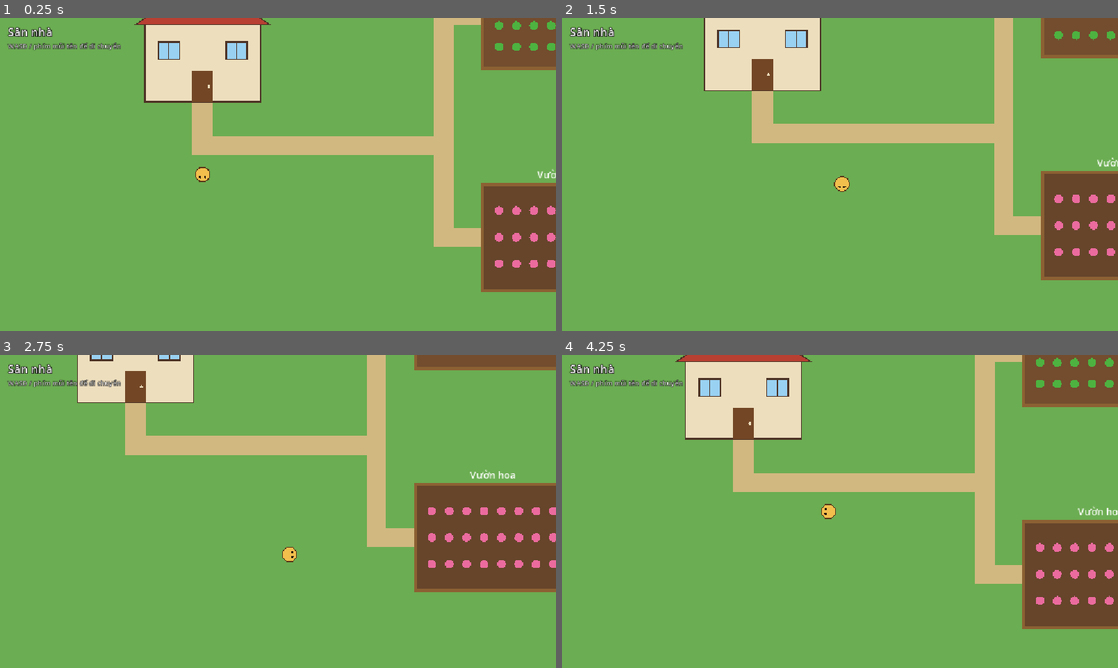
Above: before the commit, frames 1-4 (two rows, left to right).
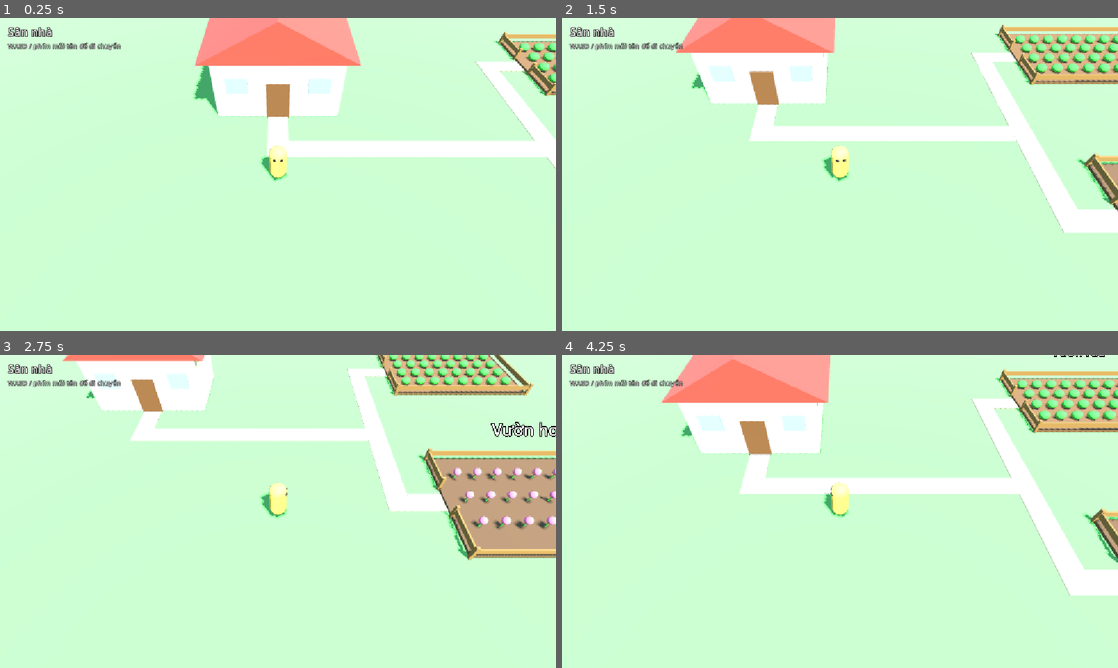
Above: after the commit, the same moments.

Repository: NguyenvantuanT/game-test
Game: Godot game, scene res://scenes/world.tscn
Same seed, same stepped clock (60 frames per second), same inputs: the game is played once before the commit and once after it.
Inputs:
- Up to frame 1 (0.25 s): no input
- Up to frame 2 (1.5 s): tap Enter at 0.5 s; hold D (move_right) 0.53-1.28 s; hold S (move_down) from 1.28 s (still down)
- Up to frame 3 (2.75 s): release S (move_down) at 2.03 s; hold D (move_right) from 2.03 s (still down)
- Up to frame 4 (4.25 s): release D (move_right) at 2.78 s; hold W (move_up) 2.78-3.53 s; hold A (move_left) from 3.53 s (still down)

The runs differ from the first frame. In frame 1, 100% of the frame differs, in the area x 0-100%, y 0-100%; in frame 2, 100%; in frame 3, 100%; in frame 4, 100%.

Commit message:
feat: chuyển map sang 3D với camera chéo cố định
- Player CharacterBody3D, Model xoay theo hướng đi, Camera3D chéo đi theo
- House StaticBody3D dựng bằng BoxMesh/PrismMesh
- Garden Area3D @tool sinh đất, rào có collision + cổng, cây/hoa, Label3D
- World: bãi cỏ, đường đất, nắng có bóng, sky, mặt biên quanh map

Co-Authored-By: Claude Opus 5.5 <noreply@anthropic.com>

Diff:
--- a/project.godot
+++ b/project.godot
@@ -12,6 +12,10 @@
 window/size/viewport_width=1152
 window/size/viewport_height=648
 window/stretch/mode="canvas_items"
+
+[rendering]
+
+anti_aliasing/quality/msaa_3d=2
 
 [input]
 
@@ -42,5 +46,5 @@
 
 [layer_names]
 
-2d_physics/layer_1="world"
-2d_physics/layer_2="player"
+3d_physics/layer_1="world"
+3d_physics/layer_2="player"
--- a/scenes/garden.tscn
+++ b/scenes/garden.tscn
@@ -2,7 +2,7 @@
 
 [ext_resource type="Script" path="res://scripts/garden.gd" id="1_garden"]
 
-[node name="Garden" type="Area2D"]
+[node name="Garden" type="Area3D"]
 collision_layer = 0
 collision_mask = 2
 monitorable = false
--- a/scenes/house.tscn
+++ b/scenes/house.tscn
@@ -1,15 +1,75 @@
-[gd_scene load_steps=3 format=3]
+[gd_scene load_steps=12 format=3]
 
 [ext_resource type="Script" path="res://scripts/house.gd" id="1_house"]
 
-[sub_resource type="RectangleShape2D" id="RectangleShape2D_walls"]
-size = Vector2(240, 160)
+[sub_resource type="BoxShape3D" id="BoxShape3D_walls"]
+size = Vector3(6, 3, 4)
 
-[node name="House" type="StaticBody2D"]
+[sub_resource type="StandardMaterial3D" id="Mat_wall"]
+albedo_color = Color(0.93, 0.87, 0.74, 1)
+roughness = 0.9
+
+[sub_resource type="BoxMesh" id="BoxMesh_walls"]
+material = SubResource("Mat_wall")
+size = Vector3(6, 3, 4)
+
+[sub_resource type="StandardMaterial3D" id="Mat_roof"]
+albedo_color = Color(0.72, 0.25, 0.2, 1)
+roughness = 0.8
+
+[sub_resource type="PrismMesh" id="PrismMesh_roof"]
+material = SubResource("Mat_roof")
+size = Vector3(7, 1.8, 4.6)
+
+[sub_resource type="StandardMaterial3D" id="Mat_door"]
+albedo_color = Color(0.45, 0.28, 0.15, 1)
+
+[sub_resource type="BoxMesh" id="BoxMesh_door"]
+material = SubResource("Mat_door")
+size = Vector3(1.1, 1.9, 0.1)
+
+[sub_resource type="StandardMaterial3D" id="Mat_window"]
+albedo_color = Color(0.6, 0.82, 0.95, 1)
+metallic = 0.2
+roughness = 0.2
+
+[sub_resource type="BoxMesh" id="BoxMesh_window"]
+material = SubResource("Mat_window")
+size = Vector3(1, 0.8, 0.08)
+
+[sub_resource type="BoxMesh" id="BoxMesh_chimney"]
+material = SubResource("Mat_door")
+size = Vector3(0.6, 1.4, 0.6)
+
+[node name="House" type="StaticBody3D"]
 collision_layer = 1
 collision_mask = 0
 script = ExtResource("1_house")
 
-[node name="CollisionShape2D" type="CollisionShape2D" parent="."]
-position = Vector2(120, 80)
-shape = SubResource("RectangleShape2D_walls")
+[node name="CollisionShape3D" type="CollisionShape3D" parent="."]
+position = Vector3(0, 1.5, 0)
+shape = SubResource("BoxShape3D_walls")
+
+[node name="Walls" type="MeshInstance3D" parent="."]
+position = Vector3(0, 1.5, 0)
+mesh = SubResource("BoxMesh_walls")
+
+[node name="Roof" type="MeshInstance3D" parent="."]
+position = Vector3(0, 3.9, 0)
+mesh = SubResource("PrismMesh_roof")
+
+[node name="Chimney" type="MeshInstance3D" parent="."]
+position = Vector3(1.8, 4.2, -0.8)
+mesh = SubResource("BoxMesh_chimney")
+
+[node name="Door" type="MeshInstance3D" parent="."]
+position = Vector3(0, 0.95, 2.03)
+mesh = SubResource("BoxMesh_door")
+
+[node name="WindowLeft" type="MeshInstance3D" parent="."]
+position = Vector3(-1.9, 1.8, 2.03)
+mesh = SubResource("BoxMesh_window")
+
+[node name="WindowRight" type="MeshInstance3D" parent="."]
+position = Vector3(1.9, 1.8, 2.03)
+mesh = SubResource("BoxMesh_window")
--- a/scenes/player.tscn
+++ b/scenes/player.tscn
@@ -1,19 +1,53 @@
-[gd_scene load_steps=3 format=3]
+[gd_scene load_steps=7 format=3]
 
 [ext_resource type="Script" path="res://scripts/player.gd" id="1_player"]
 
-[sub_resource type="CircleShape2D" id="CircleShape2D_body"]
-radius = 14.0
+[sub_resource type="CapsuleShape3D" id="CapsuleShape3D_body"]
+radius = 0.35
+height = 1.6
 
-[node name="Player" type="CharacterBody2D"]
+[sub_resource type="StandardMaterial3D" id="Mat_body"]
+albedo_color = Color(0.95, 0.75, 0.3, 1)
+roughness = 0.7
+
+[sub_resource type="CapsuleMesh" id="CapsuleMesh_body"]
+material = SubResource("Mat_body")
+radius = 0.35
+height = 1.6
+
+[sub_resource type="StandardMaterial3D" id="Mat_eye"]
+albedo_color = Color(0.12, 0.08, 0.05, 1)
+
+[sub_resource type="SphereMesh" id="SphereMesh_eye"]
+material = SubResource("Mat_eye")
+radius = 0.06
+height = 0.12
+
+[node name="Player" type="CharacterBody3D"]
 collision_layer = 2
 collision_mask = 1
-motion_mode = 1
 script = ExtResource("1_player")
 
-[node name="CollisionShape2D" type="CollisionShape2D" parent="."]
-shape = SubResource("CircleShape2D_body")
+[node name="CollisionShape3D" type="CollisionShape3D" parent="."]
+position = Vector3(0, 0.8, 0)
+shape = SubResource("CapsuleShape3D_body")
 
-[node name="Camera2D" type="Camera2D" parent="."]
-position_smoothing_enabled = true
-position_smoothing_speed = 8.0
+[node name="Model" type="Node3D" parent="."]
+
+[node name="Body" type="MeshInstance3D" parent="Model"]
+position = Vector3(0, 0.8, 0)
+mesh = SubResource("CapsuleMesh_body")
+
+[node name="EyeLeft" type="MeshInstance3D" parent="Model"]
+position = Vector3(0.13, 1.25, 0.31)
+mesh = SubResource("SphereMesh_eye")
+
+[node name="EyeRight" type="MeshInstance3D" parent="Model"]
+position = Vector3(-0.13, 1.25, 0.31)
+mesh = SubResource("SphereMesh_eye")
+
+[node name="Camera3D" type="Camera3D" parent="."]
+position = Vector3(0, 10, 8)
+rotation = Vector3(-0.8961, 0, 0)
+current = true
+fov = 55.0
--- a/scenes/world.tscn
+++ b/scenes/world.tscn
@@ -1,80 +1,109 @@
-[gd_scene load_steps=5 format=3]
+[gd_scene load_steps=15 format=3]
 
 [ext_resource type="Script" path="res://scripts/world.gd" id="1_world"]
 [ext_resource type="PackedScene" path="res://scenes/house.tscn" id="2_house"]
 [ext_resource type="PackedScene" path="res://scenes/garden.tscn" id="3_garden"]
 [ext_resource type="PackedScene" path="res://scenes/player.tscn" id="4_player"]
 
-[node name="World" type="Node2D"]
+[sub_resource type="ProceduralSkyMaterial" id="SkyMat"]
+sky_top_color = Color(0.38, 0.6, 0.88, 1)
+sky_horizon_color = Color(0.72, 0.82, 0.9, 1)
+ground_bottom_color = Color(0.3, 0.45, 0.25, 1)
+ground_horizon_color = Color(0.72, 0.82, 0.9, 1)
+
+[sub_resource type="Sky" id="Sky"]
+sky_material = SubResource("SkyMat")
+
+[sub_resource type="Environment" id="Env"]
+background_mode = 2
+sky = SubResource("Sky")
+ambient_light_source = 3
+tonemap_mode = 2
+ssao_enabled = true
+
+[sub_resource type="BoxShape3D" id="BoxShape3D_ground"]
+size = Vector3(40, 1, 25)
+
+[sub_resource type="StandardMaterial3D" id="Mat_grass"]
+albedo_color = Color(0.42, 0.68, 0.32, 1)
+roughness = 1.0
+
+[sub_resource type="BoxMesh" id="BoxMesh_ground"]
+material = SubResource("Mat_grass")
+size = Vector3(70, 1, 55)
+
+[sub_resource type="StandardMaterial3D" id="Mat_path"]
+albedo_color = Color(0.82, 0.72, 0.5, 1)
+roughness = 1.0
+
+[sub_resource type="BoxMesh" id="BoxMesh_path"]
+material = SubResource("Mat_path")
+size = Vector3(1, 0.02, 1)
+
+[node name="World" type="Node3D"]
 script = ExtResource("1_world")
 
-[node name="Grass" type="ColorRect" parent="."]
-offset_right = 1600.0
-offset_bottom = 1000.0
-mouse_filter = 2
-color = Color(0.42, 0.68, 0.32, 1)
+[node name="WorldEnvironment" type="WorldEnvironment" parent="."]
+environment = SubResource("Env")
 
-[node name="Paths" type="Node2D" parent="."]
+[node name="Sun" type="DirectionalLight3D" parent="."]
+rotation = Vector3(-0.95, 0.55, 0)
+light_energy = 1.1
+shadow_enabled = true
+directional_shadow_max_distance = 60.0
 
-[node name="FromDoor" type="ColorRect" parent="Paths"]
-offset_left = 398.0
-offset_top = 450.0
-offset_right = 442.0
-offset_bottom = 560.0
-mouse_filter = 2
-color = Color(0.82, 0.72, 0.5, 1)
+[node name="Ground" type="StaticBody3D" parent="."]
+position = Vector3(20, -0.5, 12.5)
+collision_layer = 1
+collision_mask = 0
 
-[node name="Main" type="ColorRect" parent="Paths"]
-offset_left = 398.0
-offset_top = 520.0
-offset_right = 940.0
-offset_bottom = 560.0
-mouse_filter = 2
-color = Color(0.82, 0.72, 0.5, 1)
+[node name="CollisionShape3D" type="CollisionShape3D" parent="Ground"]
+shape = SubResource("BoxShape3D_ground")
 
-[node name="ToGardens" type="ColorRect" parent="Paths"]
-offset_left = 900.0
-offset_top = 250.0
-offset_right = 940.0
-offset_bottom = 750.0
-mouse_filter = 2
-color = Color(0.82, 0.72, 0.5, 1)
+[node name="Mesh" type="MeshInstance3D" parent="Ground"]
+mesh = SubResource("BoxMesh_ground")
 
-[node name="ToVegetableGarden" type="ColorRect" parent="Paths"]
-offset_left = 940.0
-offset_top = 250.0
-offset_right = 1000.0
-offset_bottom = 290.0
-mouse_filter = 2
-color = Color(0.82, 0.72, 0.5, 1)
+[node name="Paths" type="Node3D" parent="."]
 
-[node name="ToFlowerGarden" type="ColorRect" parent="Paths"]
-offset_left = 940.0
-offset_top = 710.0
-offset_right = 1000.0
-offset_bottom = 750.0
-mouse_filter = 2
-color = Color(0.82, 0.72, 0.5, 1)
+[node name="FromDoor" type="MeshInstance3D" parent="Paths"]
+transform = Transform3D(1, 0, 0, 0, 1, 0, 0, 0, 2.75, 10.5, 0.01, 12.625)
+mesh = SubResource("BoxMesh_path")
+
+[node name="Main" type="MeshInstance3D" parent="Paths"]
+transform = Transform3D(13.5, 0, 0, 0, 1, 0, 0, 0, 1, 16.75, 0.01, 13.5)
+mesh = SubResource("BoxMesh_path")
+
+[node name="ToGardens" type="MeshInstance3D" parent="Paths"]
+transform = Transform3D(1, 0, 0, 0, 1, 0, 0, 0, 12.5, 23, 0.01, 12.5)
+mesh = SubResource("BoxMesh_path")
+
+[node name="ToVegetableGarden" type="MeshInstance3D" parent="Paths"]
+transform = Transform3D(1.5, 0, 0, 0, 1, 0, 0, 0, 1, 24.25, 0.01, 6.75)
+mesh = SubResource("BoxMesh_path")
+
+[node name="ToFlowerGarden" type="MeshInstance3D" parent="Paths"]
+transform = Transform3D(1.5, 0, 0, 0, 1, 0, 0, 0, 1, 24.25, 0.01, 18.25)
+mesh = SubResource("BoxMesh_path")
 
 [node name="House" parent="." instance=ExtResource("2_house")]
-position = Vector2(300, 290)
+position = Vector3(10.5, 0, 9.25)
 
-[node name="Gardens" type="Node2D" parent="."]
+[node name="Gardens" type="Node3D" parent="."]
 
 [node name="VegetableGarden" parent="Gardens" instance=ExtResource("3_garden")]
-position = Vector2(1000, 160)
+position = Vector3(29, 0, 6.75)
 display_name = "Vườn rau"
-plant_color = Color(0.3, 0.7, 0.25, 1)
 
 [node name="FlowerGarden" parent="Gardens" instance=ExtResource("3_garden")]
-position = Vector2(1000, 620)
+position = Vector3(29, 0, 18.25)
 display_name = "Vườn hoa"
 soil_color = Color(0.4, 0.27, 0.17, 1)
 plant_color = Color(0.92, 0.42, 0.62, 1)
+plant_kind = 1
 row_count = 3
 
 [node name="Player" parent="." instance=ExtResource("4_player")]
-position = Vector2(420, 600)
+position = Vector3(10.5, 0, 15)
 
 [node name="HUD" type="CanvasLayer" parent="."]
 
--- a/scripts/garden.gd
+++ b/scripts/garden.gd
@@ -1,85 +1,199 @@
 @tool
 class_name Garden
-extends Area2D
-## Một khu vườn: luống đất có rào, các hàng cây. Báo khi Player đi vào / ra.
-## Gốc toạ độ = góc trên-trái của luống. Collision sinh trong code theo `size`
-## (mỗi instance một shape riêng, tránh dùng chung resource).
+extends Area3D
+## Một khu vườn 3D: luống đất, hàng rào có cổng phía -X, các hàng cây, biển tên.
+## Gốc toạ độ = tâm luống trên mặt đất. Hình và collision sinh trong code theo export
+## (mỗi instance resource riêng, không dùng chung). Báo khi Player đi vào / ra.
 
 signal player_entered(garden: Garden)
 signal player_exited(garden: Garden)
 
+enum PlantKind { VEGETABLE, FLOWER }
+
+const SOIL_HEIGHT: float = 0.12
+const FENCE_HEIGHT: float = 0.7
+const FENCE_THICKNESS: float = 0.08
+const POST_SIZE: float = 0.14
+const GATE_WIDTH: float = 1.6
+const PLANT_SPACING: float = 0.9
+const EDGE_MARGIN: float = 0.6
+const TRIGGER_HEIGHT: float = 2.0
 const FENCE_COLOR: Color = Color(0.55, 0.38, 0.2)
-const LABEL_COLOR: Color = Color(1.0, 1.0, 1.0)
-const LABEL_SIZE: int = 20
-const PLANT_SPACING: float = 36.0
-const PLANT_RADIUS: float = 9.0
-const EDGE_MARGIN: float = 24.0
+const STEM_COLOR: Color = Color(0.25, 0.55, 0.2)
+const WORLD_LAYER: int = 1
 
 @export var display_name: String = "Vườn":
 	set(value):
 		display_name = value
-		queue_redraw()
-@export var size: Vector2 = Vector2(320.0, 220.0):
+		_rebuild()
+@export var size: Vector2 = Vector2(8.0, 5.5):
 	set(value):
 		size = value
-		queue_redraw()
+		_rebuild()
 @export var soil_color: Color = Color(0.45, 0.3, 0.18):
 	set(value):
 		soil_color = value
-		queue_redraw()
+		_rebuild()
 @export var plant_color: Color = Color(0.3, 0.7, 0.25):
 	set(value):
 		plant_color = value
-		queue_redraw()
+		_rebuild()
+@export var plant_kind: PlantKind = PlantKind.VEGETABLE:
+	set(value):
+		plant_kind = value
+		_rebuild()
 @export_range(1, 10) var row_count: int = 4:
 	set(value):
 		row_count = value
-		queue_redraw()
+		_rebuild()
+
+var _generated: Node3D = null
+## Shape của Area3D phải là con trực tiếp, nên tách khỏi `_generated`.
+var _trigger: CollisionShape3D = null
 
 
 func _ready() -> void:
+	_rebuild()
 	if Engine.is_editor_hint():
 		return
-	var shape := RectangleShape2D.new()
-	shape.size = size
-	var collision := CollisionShape2D.new()
-	collision.shape = shape
-	collision.position = size / 2.0
-	add_child(collision)
 	body_entered.connect(_on_body_entered)
 	body_exited.connect(_on_body_exited)
 
 
-func _draw() -> void:
-	var bed := Rect2(Vector2.ZERO, size)
-	draw_rect(bed, soil_color)
-	draw_rect(bed, FENCE_COLOR, false, 6.0)
-
-	var row_gap := size.y / (row_count + 1)
-	var per_row := maxi(1, floori((size.x - EDGE_MARGIN * 2.0) / PLANT_SPACING) + 1)
-	var start_x := (size.x - (per_row - 1) * PLANT_SPACING) / 2.0
-	for row in row_count:
-		var y := row_gap * (row + 1)
-		for col in per_row:
-			draw_circle(Vector2(start_x + col * PLANT_SPACING, y), PLANT_RADIUS, plant_color)
-
-	var font := ThemeDB.fallback_font
-	draw_string(
-		font,
-		Vector2(0.0, -12.0),
-		display_name,
-		HORIZONTAL_ALIGNMENT_CENTER,
-		size.x,
-		LABEL_SIZE,
-		LABEL_COLOR
-	)
+## Xoá và dựng lại toàn bộ phần sinh tự động (không lưu vào .tscn vì không có owner).
+func _rebuild() -> void:
+	if not is_node_ready():
+		return
+	if _generated != null:
+		_generated.free()
+	if _trigger != null:
+		_trigger.free()
+	_generated = Node3D.new()
+	_generated.name = "Generated"
+	add_child(_generated)
+	_build_trigger()
+	_build_soil()
+	_build_fence()
+	_build_plants()
+	_build_sign()
 
 
-func _on_body_entered(body: Node2D) -> void:
+func _build_trigger() -> void:
+	var shape := BoxShape3D.new()
+	shape.size = Vector3(size.x, TRIGGER_HEIGHT, size.y)
+	_trigger = CollisionShape3D.new()
+	_trigger.name = "Trigger"
+	_trigger.shape = shape
+	_trigger.position.y = TRIGGER_HEIGHT / 2.0
+	add_child(_trigger)
+
+
+func _build_soil() -> void:
+	var mesh := BoxMesh.new()
+	mesh.size = Vector3(size.x, SOIL_HEIGHT, size.y)
+	mesh.material = _material(soil_color)
+	_add_mesh(mesh, Vector3(0.0, SOIL_HEIGHT / 2.0, 0.0))
+
+
+## Rào 4 cạnh, cạnh -X chừa cổng ở giữa. Có collision (layer world) để chỉ vào được qua cổng.
+func _build_fence() -> void:
+	var body := StaticBody3D.new()
+	body.collision_layer = WORLD_LAYER
+	body.collision_mask = 0
+	_generated.add_child(body)
+	var half := size / 2.0
+	var material := _material(FENCE_COLOR)
+	var side_len := (size.y - GATE_WIDTH) / 2.0
+	var segments: Array[AABB] = [
+		AABB(Vector3(-half.x, 0.0, -half.y), Vector3(size.x, 0.0, 0.0)),  # sau
+		AABB(Vector3(-half.x, 0.0, half.y), Vector3(size.x, 0.0, 0.0)),  # trước
+		AABB(Vector3(half.x, 0.0, -half.y), Vector3(0.0, 0.0, size.y)),  # phải
+		AABB(Vector3(-half.x, 0.0, -half.y), Vector3(0.0, 0.0, side_len)),  # trái, trên cổng
+		AABB(Vector3(-half.x, 0.0, GATE_WIDTH / 2.0), Vector3(0.0, 0.0, side_len)),  # trái, dưới cổng
+	]
+	for segment: AABB in segments:
+		var extent := Vector3(
+			maxf(segment.size.x, FENCE_THICKNESS), FENCE_HEIGHT, maxf(segment.size.z, FENCE_THICKNESS)
+		)
+		var center := segment.position + segment.size / 2.0 + Vector3(0.0, FENCE_HEIGHT / 2.0, 0.0)
+		var rail := BoxMesh.new()
+		rail.size = Vector3(extent.x, FENCE_HEIGHT * 0.35, extent.z)
+		rail.material = material
+		_add_mesh(rail, center + Vector3(0.0, FENCE_HEIGHT * 0.15, 0.0))
+		var shape := BoxShape3D.new()
+		shape.size = extent
+		var collision := CollisionShape3D.new()
+		collision.shape = shape
+		collision.position = center
+		body.add_child(collision)
+		for end: Vector3 in [segment.position, segment.position + segment.size]:
+			var post := BoxMesh.new()
+			post.size = Vector3(POST_SIZE, FENCE_HEIGHT, POST_SIZE)
+			post.material = material
+			_add_mesh(post, end + Vector3(0.0, FENCE_HEIGHT / 2.0, 0.0))
+
+
+func _build_plants() -> void:
+	var inner := size - Vector2.ONE * EDGE_MARGIN * 2.0
+	var per_row := maxi(1, floori(inner.x / PLANT_SPACING) + 1)
+	var start_x := -(per_row - 1) * PLANT_SPACING / 2.0
+	var row_gap := size.y / (row_count + 1)
+	var head := SphereMesh.new()
+	var stem: CylinderMesh = null
+	var head_y: float
+	if plant_kind == PlantKind.FLOWER:
+		head.radius = 0.16
+		head.height = 0.32
+		stem = CylinderMesh.new()
+		stem.top_radius = 0.03
+		stem.bottom_radius = 0.03
+		stem.height = 0.4
+		stem.material = _material(STEM_COLOR)
+		head_y = SOIL_HEIGHT + stem.height
+	else:
+		head.radius = 0.28
+		head.height = 0.42
+		head_y = SOIL_HEIGHT + head.height / 2.0
+	head.material = _material(plant_color)
+	for row in row_count:
+		var z := -size.y / 2.0 + row_gap * (row + 1)
+		for col in per_row:
+			var x := start_x + col * PLANT_SPACING
+			_add_mesh(head, Vector3(x, head_y, z))
+			if stem != null:
+				_add_mesh(stem, Vector3(x, SOIL_HEIGHT + stem.height / 2.0, z))
+
+
+func _build_sign() -> void:
+	var label := Label3D.new()
+	label.text = display_name
+	label.billboard = BaseMaterial3D.BILLBOARD_ENABLED
+	label.font_size = 72
+	label.outline_size = 16
+	label.pixel_size = 0.01
+	label.position = Vector3(0.0, 1.8, -size.y / 2.0)
+	_generated.add_child(label)
+
+
+func _add_mesh(mesh: Mesh, at: Vector3) -> void:
+	var instance := MeshInstance3D.new()
+	instance.mesh = mesh
+	instance.position = at
+	_generated.add_child(instance)
+
+
+func _material(color: Color) -> StandardMaterial3D:
+	var material := StandardMaterial3D.new()
+	material.albedo_color = color
+	material.roughness = 0.9
+	return material
+
+
+func _on_body_entered(body: Node3D) -> void:
 	if body is Player:
 		player_entered.emit(self)
 
 
-func _on_body_exited(body: Node2D) -> void:
+func _on_body_exited(body: Node3D) -> void:
 	if body is Player:
 		player_exited.emit(self)
--- a/scripts/house.gd
+++ b/scripts/house.gd
@@ -1,47 +1,4 @@
-@tool
 class_name House
-extends StaticBody2D
-## Ngôi nhà — vật cản tĩnh, vẽ bằng hình khối tạm.
-## Gốc toạ độ = góc trên-trái của tường; mái nhô lên phía trên.
-## Collision chỉ phủ phần tường (xem CollisionShape2D trong house.tscn).
-
-const WALL_SIZE: Vector2 = Vector2(240.0, 160.0)
-const ROOF_HEIGHT: float = 90.0
-const ROOF_OVERHANG: float = 20.0
-const DOOR_SIZE: Vector2 = Vector2(44.0, 64.0)
-const WINDOW_SIZE: Vector2 = Vector2(44.0, 36.0)
-
-const WALL_COLOR: Color = Color(0.93, 0.87, 0.74)
-const ROOF_COLOR: Color = Color(0.72, 0.25, 0.2)
-const DOOR_COLOR: Color = Color(0.45, 0.28, 0.15)
-const WINDOW_COLOR: Color = Color(0.6, 0.82, 0.95)
-const OUTLINE_COLOR: Color = Color(0.3, 0.2, 0.15)
-
-
-func _draw() -> void:
-	var walls := Rect2(Vector2.ZERO, WALL_SIZE)
-	draw_rect(walls, WALL_COLOR)
-	draw_rect(walls, OUTLINE_COLOR, false, 3.0)
-
-	var roof := PackedVector2Array(
-		[
-			Vector2(-ROOF_OVERHANG, 0.0),
-			Vector2(WALL_SIZE.x / 2.0, -ROOF_HEIGHT),
-			Vector2(WALL_SIZE.x + ROOF_OVERHANG, 0.0),
-		]
-	)
-	draw_colored_polygon(roof, ROOF_COLOR)
-	roof.append(roof[0])
-	draw_polyline(roof, OUTLINE_COLOR, 3.0)
-
-	var door := Rect2(
-		Vector2((WALL_SIZE.x - DOOR_SIZE.x) / 2.0, WALL_SIZE.y - DOOR_SIZE.y), DOOR_SIZE
-	)
-	draw_rect(door, DOOR_COLOR)
-	draw_circle(door.position + Vector2(DOOR_SIZE.x - 9.0, DOOR_SIZE.y / 2.0), 3.0, WALL_COLOR)
-
-	for x: float in [28.0, WALL_SIZE.x - 28.0 - WINDOW_SIZE.x]:
-		var window := Rect2(Vector2(x, 36.0), WINDOW_SIZE)
-		draw_rect(window, WINDOW_COLOR)
-		draw_rect(window, OUTLINE_COLOR, false, 3.0)
-		draw_line(window.get_center() - Vector2(0.0, WINDOW_SIZE.y / 2.0), window.get_center() + Vector2(0.0, WINDOW_SIZE.y / 2.0), OUTLINE_COLOR, 2.0)
+extends StaticBody3D
+## Ngôi nhà — vật cản tĩnh. Hình khối dựng trong house.tscn; gốc toạ độ = tâm sàn nhà,
+## mặt trước (cửa) hướng +Z về phía camera.
--- a/scripts/player.gd
+++ b/scripts/player.gd
@@ -1,40 +1,24 @@
 class_name Player
-extends CharacterBody2D
-## Nhân vật top-down đi 4 hướng (WASD / phím mũi tên). Camera đi theo.
+extends CharacterBody3D
+## Nhân vật đi 4 hướng trên mặt đất (WASD / phím mũi tên).
+## Camera chéo cố định là con của Player nên đi theo mà không xoay;
+## chỉ node `Model` xoay theo hướng đi.
 
-const RADIUS: float = 14.0
-const BODY_COLOR: Color = Color(0.95, 0.75, 0.3)
-const OUTLINE_COLOR: Color = Color(0.35, 0.22, 0.1)
-const EYE_COLOR: Color = Color(0.15, 0.1, 0.05)
+@export var speed: float = 5.0
+@export var turn_speed: float = 12.0
 
-@export var speed: float = 220.0
+var _gravity: float = ProjectSettings.get_setting("physics/3d/default_gravity")
 
-var _facing: Vector2 = Vector2.DOWN
-
-@onready var _camera: Camera2D = $Camera2D
+@onready var _model: Node3D = $Model
 
 
-func _physics_process(_delta: float) -> void:
-	var direction := Input.get_vector(&"move_left", &"move_right", &"move_up", &"move_down")
-	velocity = direction * speed
+func _physics_process(delta: float) -> void:
+	var input := Input.get_vector(&"move_left", &"move_right", &"move_up", &"move_down")
+	var direction := Vector3(input.x, 0.0, input.y)
+	velocity.x = direction.x * speed
+	velocity.z = direction.z * speed
+	velocity.y -= _gravity * delta
 	move_and_slide()
-	if direction != Vector2.ZERO and not direction.is_equal_approx(_facing):
-		_facing = direction
-		queue_redraw()
-
-
-## Giới hạn camera trong vùng map (toạ độ world).
-func set_camera_limits(bounds: Rect2i) -> void:
-	_camera.limit_left = bounds.position.x
-	_camera.limit_top = bounds.position.y
-	_camera.limit_right = bounds.end.x
-	_camera.limit_bottom = bounds.end.y
-
-
-func _draw() -> void:
-	draw_circle(Vector2.ZERO, RADIUS + 2.0, OUTLINE_COLOR)
-	draw_circle(Vector2.ZERO, RADIUS, BODY_COLOR)
-	var side := _facing.orthogonal() * 5.0
-	var front := _facing * 6.0
-	draw_circle(front + side, 2.5, EYE_COLOR)
-	draw_circle(front - side, 2.5, EYE_COLOR)
+	if direction != Vector3.ZERO:
+		var target_yaw := atan2(direction.x, direction.z)
+		_model.rotation.y = lerp_angle(_model.rotation.y, target_yaw, turn_speed * delta)
--- a/scripts/world.gd
+++ b/scripts/world.gd
@@ -1,18 +1,17 @@
-extends Node2D
-## Scene chính: map cỏ, ngôi nhà, 2 khu vườn, nhân vật và HUD tên khu vực.
+extends Node3D
+## Scene chính 3D: bãi cỏ, ngôi nhà, 2 khu vườn, nhân vật và HUD tên khu vực.
+## Map nằm trên mặt XZ từ (0, 0) tới MAP_SIZE (mét).
 
-const MAP_RECT: Rect2i = Rect2i(0, 0, 1600, 1000)
+const MAP_SIZE: Vector2 = Vector2(40.0, 25.0)
 const OUTSIDE_TEXT: String = "Sân nhà"
 
 var _current_garden: Garden = null
 
-@onready var _player: Player = $Player
-@onready var _gardens: Node2D = $Gardens
+@onready var _gardens: Node3D = $Gardens
 @onready var _area_label: Label = %AreaLabel
 
 
 func _ready() -> void:
-	_player.set_camera_limits(MAP_RECT)
 	_build_map_bounds()
 	for garden: Garden in _gardens.get_children():
 		garden.player_entered.connect(_on_garden_entered)
@@ -20,23 +19,22 @@
 	_area_label.text = OUTSIDE_TEXT
 
 
-## Tường vô hình quanh mép map để nhân vật không đi ra ngoài.
+## Mặt phẳng vô hình quanh mép map để nhân vật không đi ra ngoài.
 func _build_map_bounds() -> void:
-	var bounds := StaticBody2D.new()
+	var bounds := StaticBody3D.new()
 	bounds.name = "MapBounds"
-	var rect := Rect2(MAP_RECT)
+	var far := Vector3(MAP_SIZE.x, 0.0, MAP_SIZE.y)
 	var edges: Array[Array] = [
-		[rect.position, Vector2.DOWN],
-		[rect.end, Vector2.UP],
-		[rect.position, Vector2.RIGHT],
-		[rect.end, Vector2.LEFT],
+		[Vector3.ZERO, Vector3.RIGHT],
+		[Vector3.ZERO, Vector3.BACK],
+		[far, Vector3.LEFT],
+		[far, Vector3.FORWARD],
 	]
 	for edge: Array in edges:
-		var shape := WorldBoundaryShape2D.new()
-		shape.normal = edge[1]
-		var collision := CollisionShape2D.new()
+		var shape := WorldBoundaryShape3D.new()
+		shape.plane = Plane(edge[1], edge[0])
+		var collision := CollisionShape3D.new()
 		collision.shape = shape
-		collision.position = edge[0]
 		bounds.add_child(collision)
 	add_child(bounds)
 
Not shown, changed: ARCHITECTURE.md
